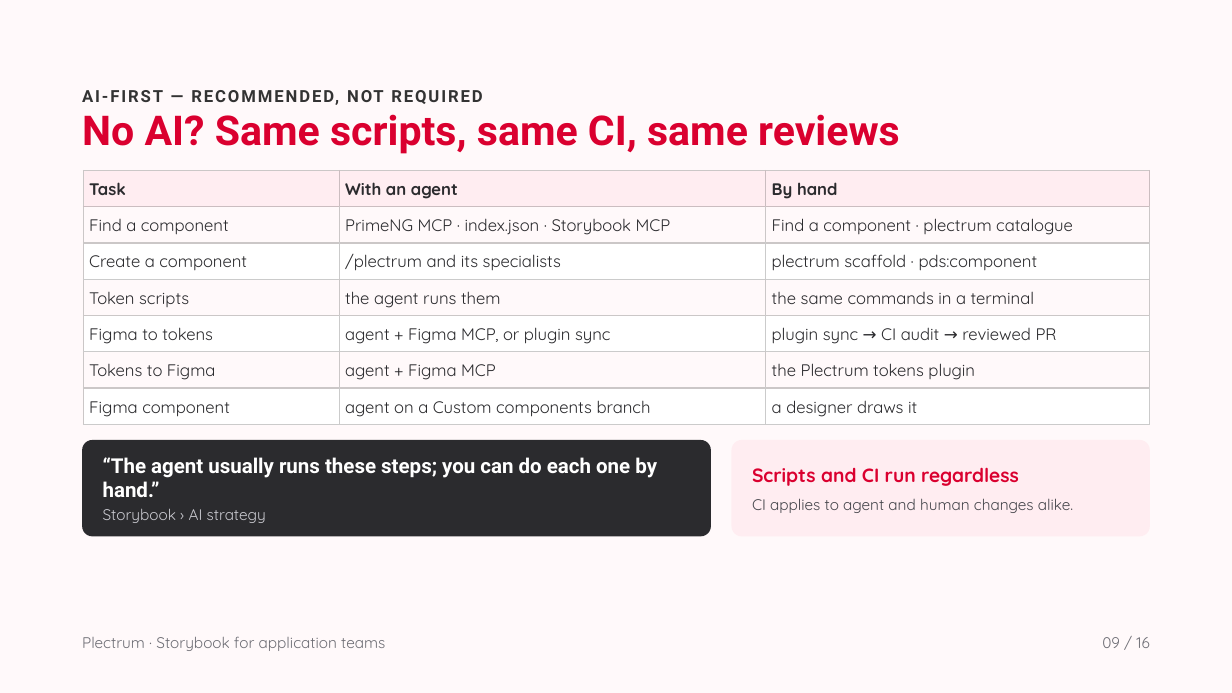
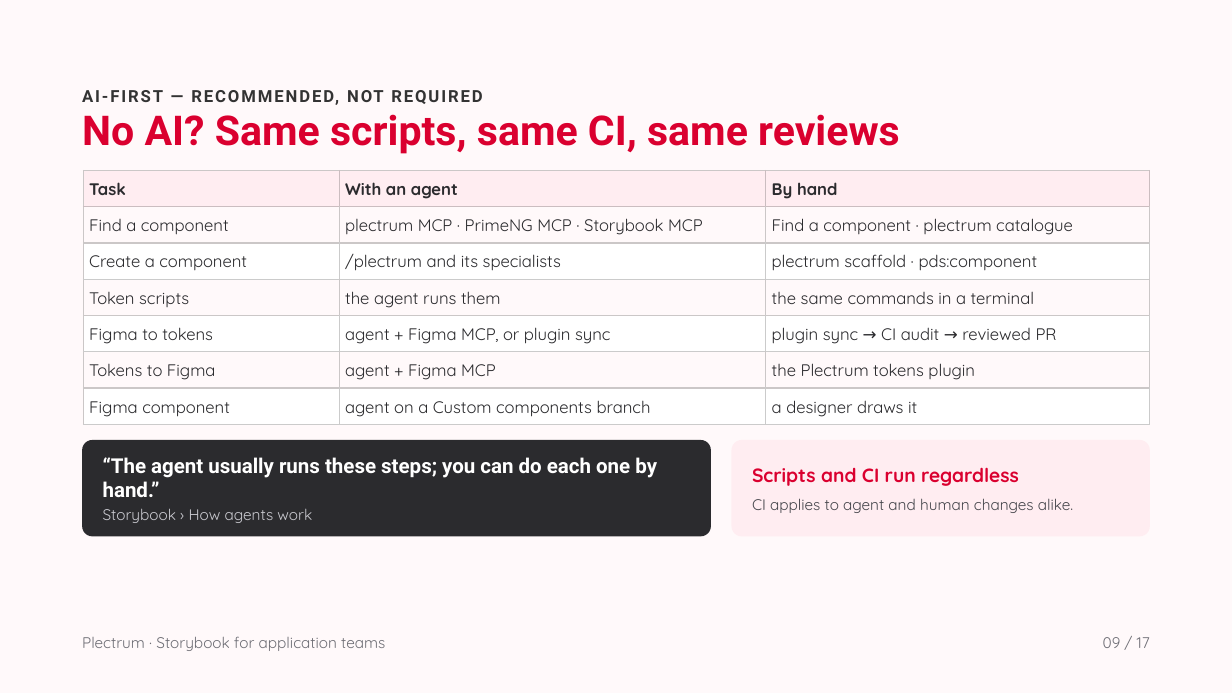
Before and after one commit to solidaris-danielbodigil/solidaris-plectrum, a slide deck: slide 9 of docs/Storybook for application teams.pptx. Drawn at 1232x693 pixels with LibreOffice and Linux fonts; fonts in the diff are those of the drawing. Boxes give left, top, right and bottom in pixels: in the first picture for what was removed or moved away, otherwise in the second. Text is boxed around its words. In the diff, an @@ line names an element or a change of style, - is before the commit and + after.

```diff
--- a/docs/Storybook for application teams.pptx
+++ b/docs/Storybook for application teams.pptx
@@ table at [83,170,1151,424] @@
-row 2, column 2: PrimeNG MCP · index.json · Storybook MCP
+row 2, column 2: plectrum MCP · PrimeNG MCP · Storybook MCP
@@ text at [103,509,312,523]: text changed @@
-Storybook › AI strategy
+Storybook › How agents work
@@ text at [1103,637,1150,648]: text changed @@
-09 / 16
+09 / 17
```
Also in this commit, not shown: 13 other slides changed, 1 slide added, 1 other file.
